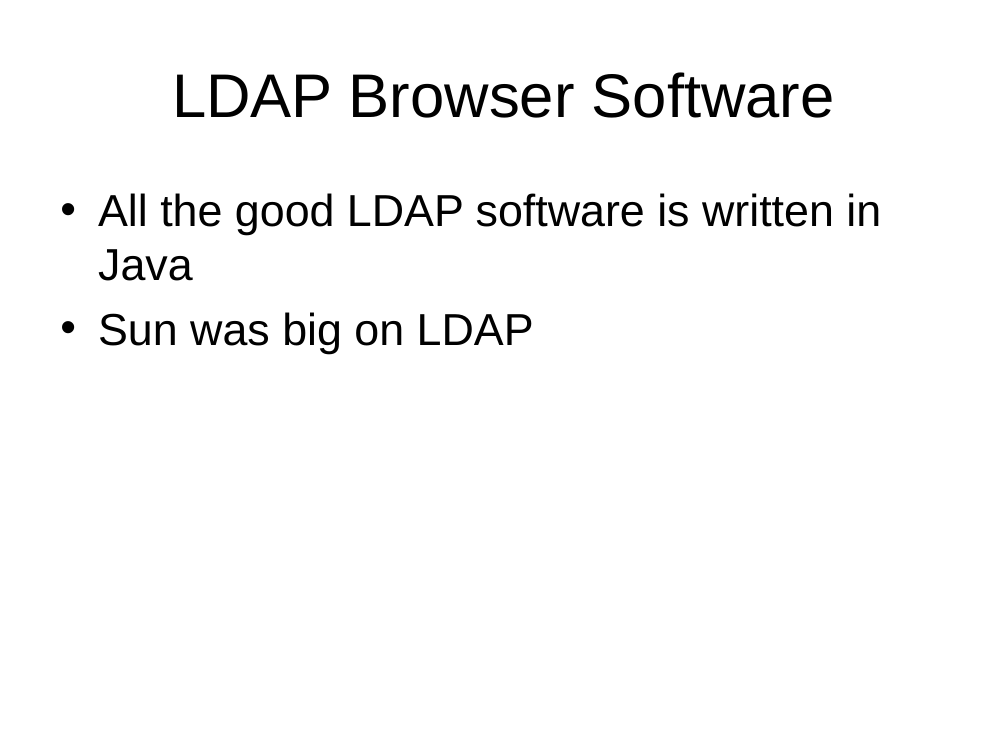
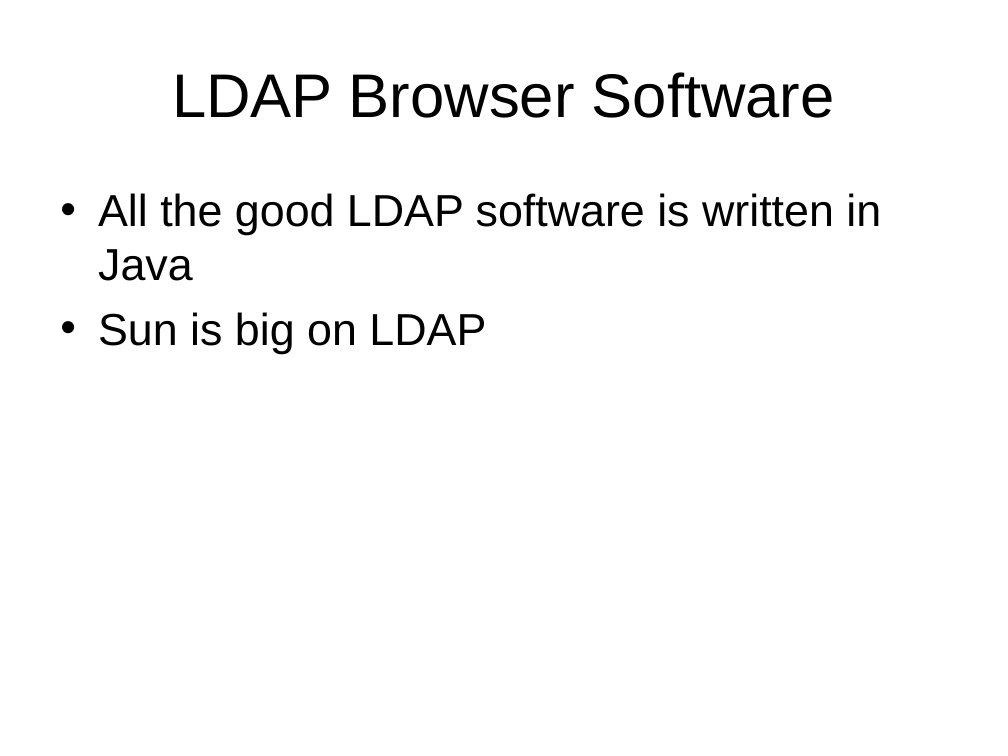
Before and after one commit to LIPHP/LDAP-Talk, a slide deck: slide 2 of Docs/LIPHP-Using LDAP with PHP.ppt. Drawn at 1008x756 pixels with LibreOffice and Linux fonts; fonts in the diff are those of the drawing. Boxes give left, top, right and bottom in pixels: in the first picture for what was removed or moved away, otherwise in the second. Text is boxed around its words. In the diff, an @@ line names an element or a change of style, - is before the commit and + after.

```diff
--- a/Docs/LIPHP-Using LDAP with PHP.ppt
+++ b/Docs/LIPHP-Using LDAP with PHP.ppt
@@ text at (98, 312, 486, 354): text changed @@
-• Sun was big on LDAP
+• Sun is big on LDAP
```
Also in this commit, not shown: 3 other slides changed, 2 slides added.
